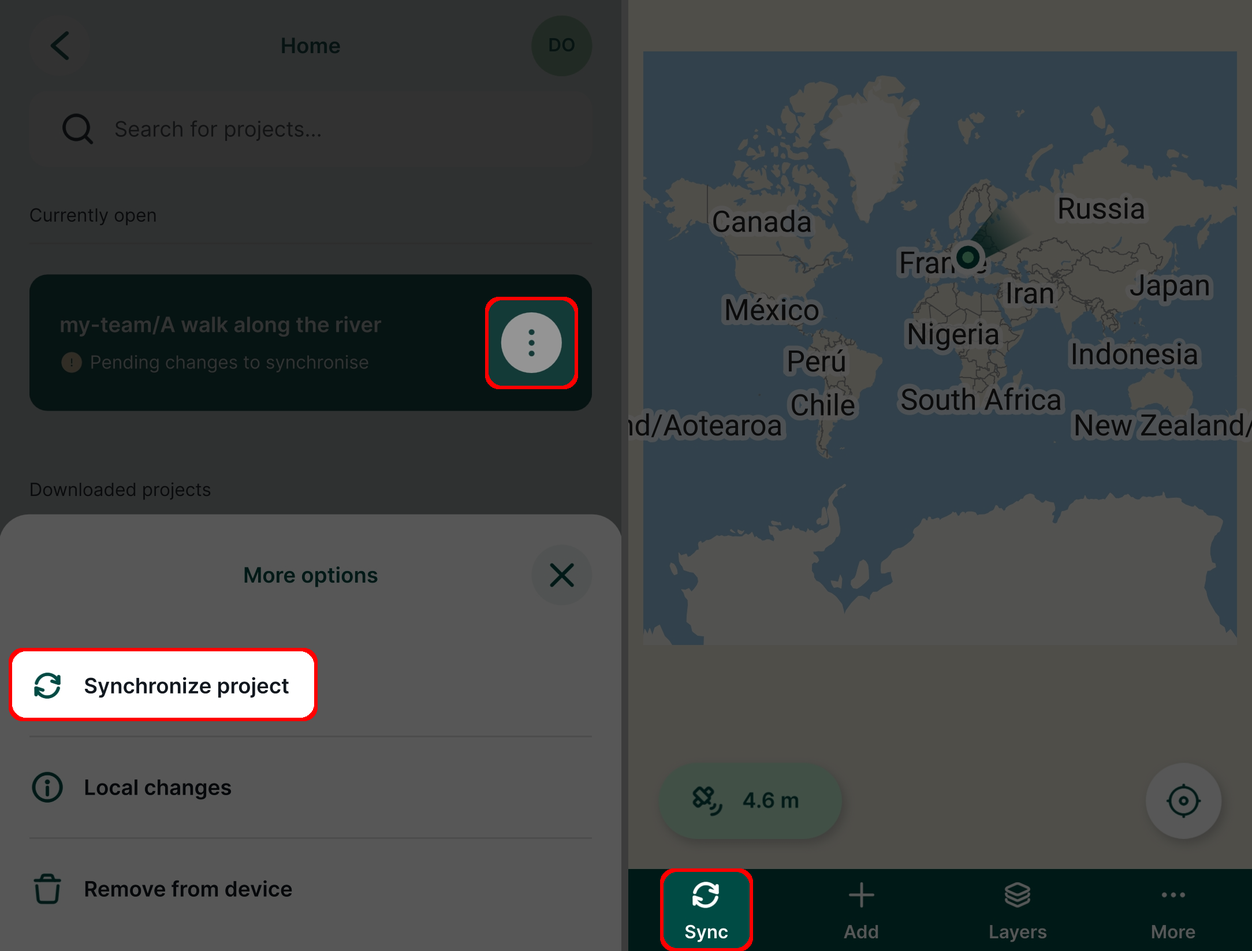
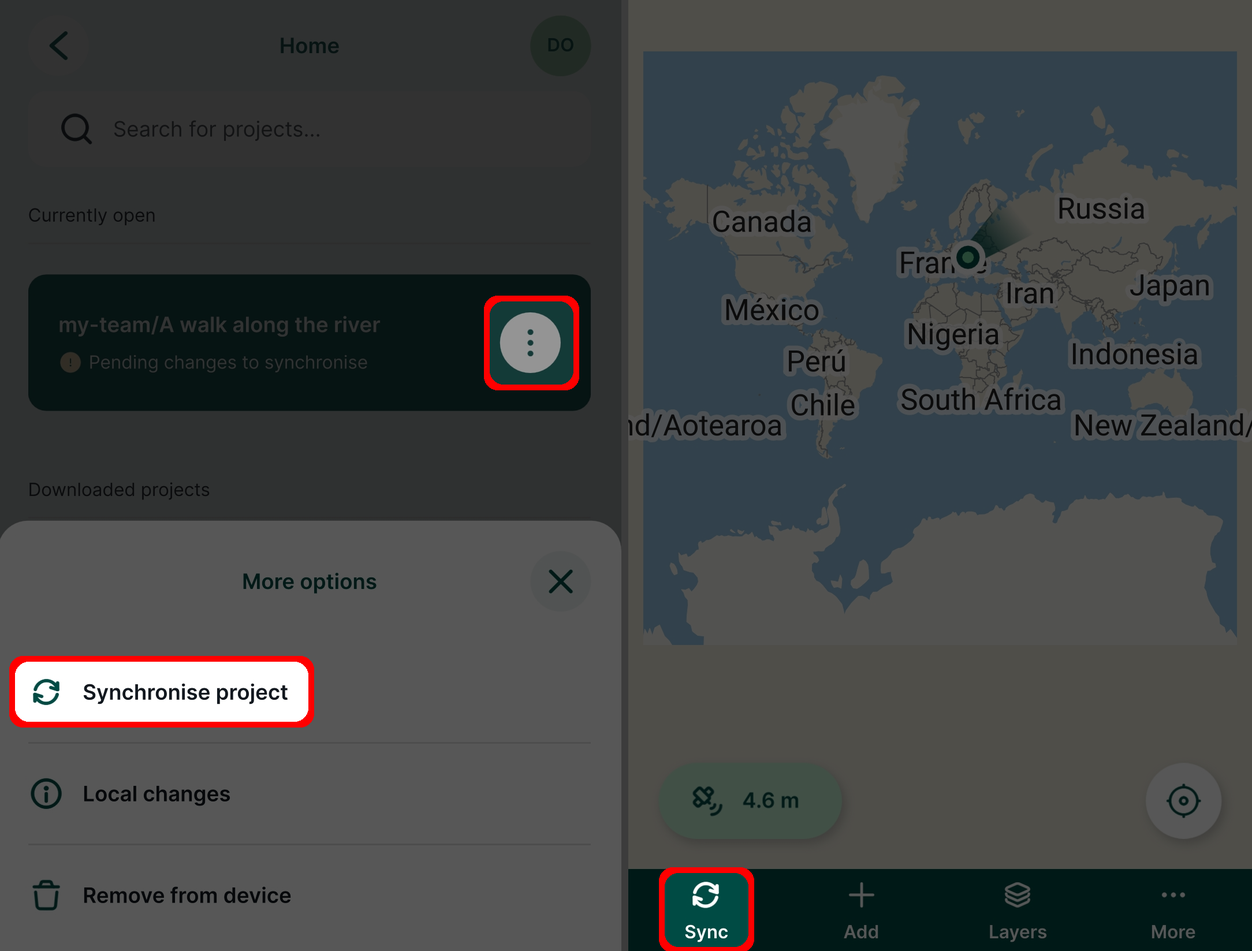
Comparing the layer stacks of the two 1252 x 951 images. Changes:
painted on "Red" over 8, 295, 755, 951
painted on "Black" over 10, 649, 316, 725
painted on "Screenshot_20240501_150410.jpg" over 0, 15, 622, 912
